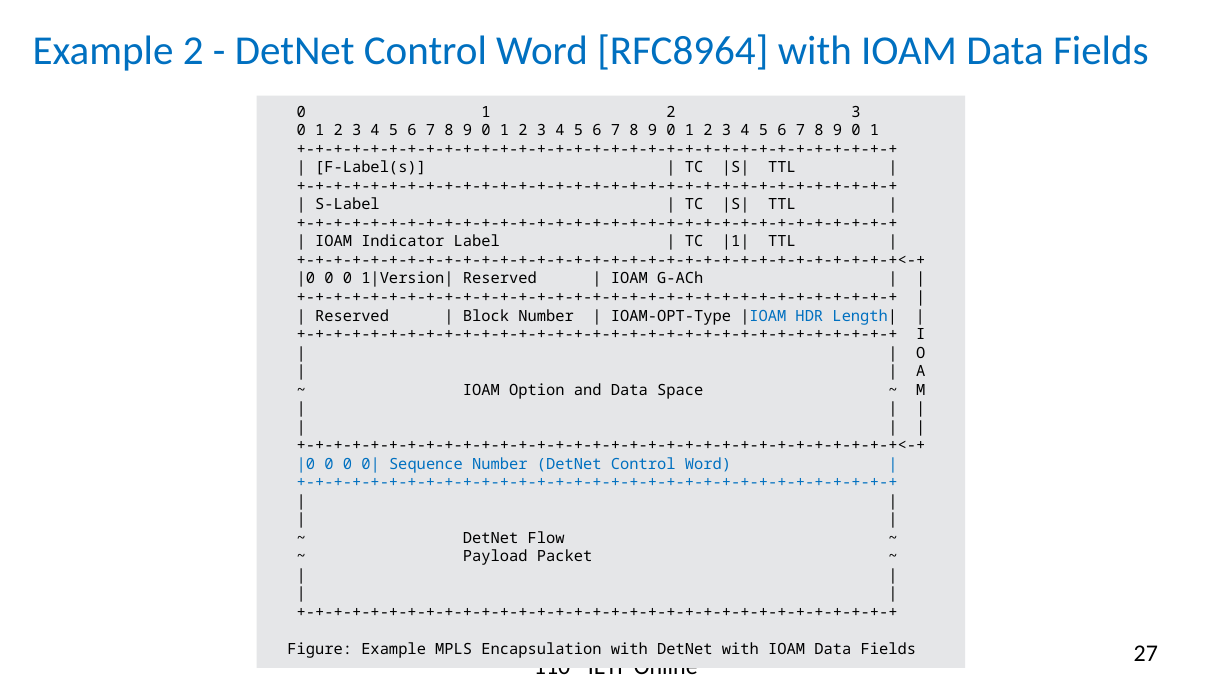
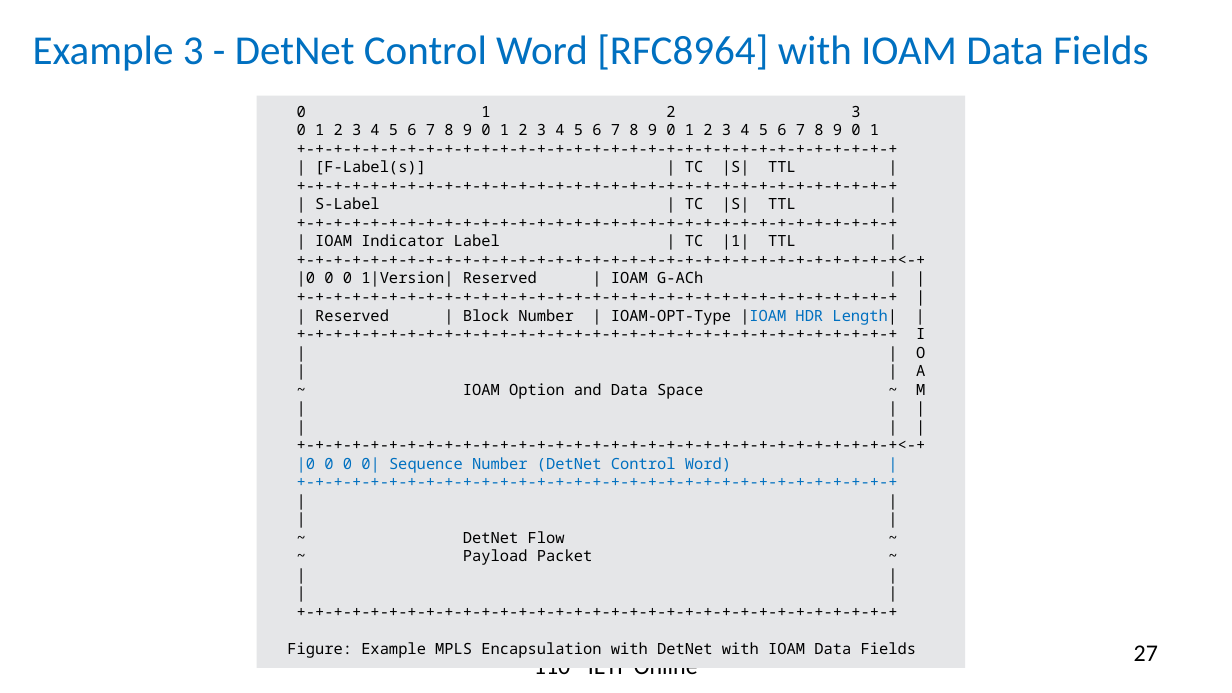
Before and after one commit to rakgandhi/ietf-slides, a slide deck: slide 27 of draft-gandhi-mpls-ioam-sr-06.pptx. Drawn at 1232x693 pixels with LibreOffice and Linux fonts; fonts in the diff are those of the drawing. Boxes give left, top, right and bottom in pixels: in the first picture for what was removed or moved away, otherwise in the second. Text is boxed around its words. In the diff, an @@ line names an element or a change of style, - is before the commit and + after.

```diff
--- a/draft-gandhi-mpls-ioam-sr-06.pptx
+++ b/draft-gandhi-mpls-ioam-sr-06.pptx
@@ title at (33,34,1149,71): text changed @@
-Example 2 - DetNet Control Word [RFC8964] with IOAM Data Fields
+Example 3 - DetNet Control Word [RFC8964] with IOAM Data Fields
```
Also in this commit, not shown: 4 other slides changed, 1 slide removed, 1 other file.
